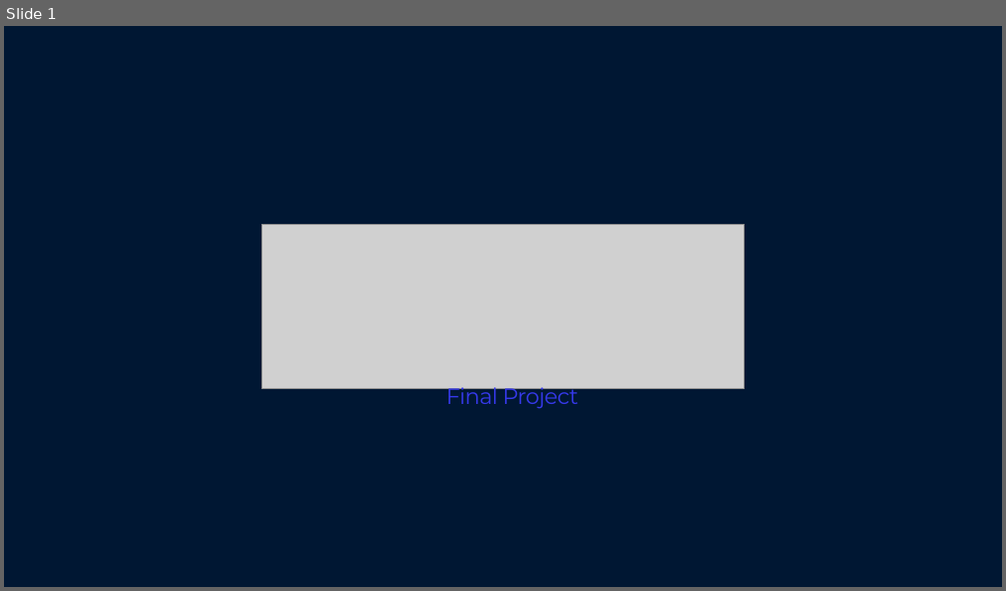
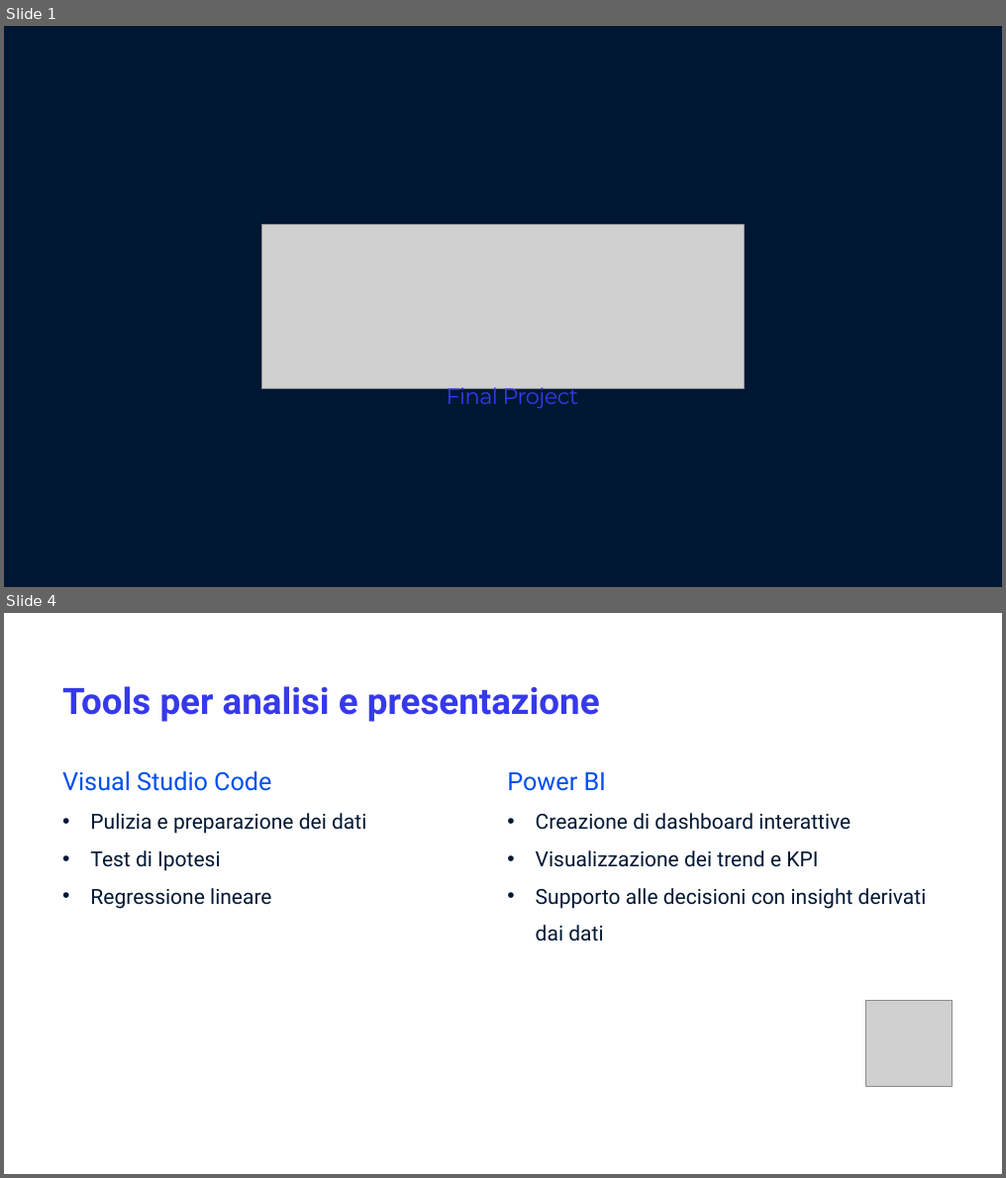
Before and after one commit to marcozanb/final_project, a slide deck: Final_project.pptx. Shown one above the other, each under a label of ours: slide 1 before the commit, slides 1 and 4 after it; the slides between them are not shown. The pictures are 1006x591 and 1006x1178 pixels, drawn with LibreOffice and Linux fonts; fonts in the diff are those of the drawing; grey boxes stand for pictures; background and template pictures are left out. Boxes give left, top, right and bottom in pixels: in the first picture for what was removed or moved away, otherwise in the second. Text is boxed around its words. In the diff, an @@ line names an element or a change of style, - is before the commit and + after.

```diff
--- a/Final_project.pptx
+++ b/Final_project.pptx
@@ slide 4 added at box(4, 613, 1002, 1174), background #FFFFFF @@
@@ title added at box(62, 686, 600, 722), 35 pt, text #3639EB, bold @@
+Tools per analisi e presentazione
@@ text added at box(62, 771, 366, 909), 20 pt, text #001733 @@
+Visual Studio Code
+• Pulizia e preparazione dei dati
+• Test di Ipotesi
+• Regressione lineare
@@ text added at box(507, 772, 927, 942), 20 pt, text #001733 @@
+Power BI
+• Creazione di dashboard interattive
+• Visualizzazione dei trend e KPI
+• Supporto alle decisioni con insight derivati dai dati
@@ picture added at box(866, 1001, 952, 1087) @@
```
Also in this commit, not shown: 1 slide changed, 1 other slide added, 2 slides removed.
